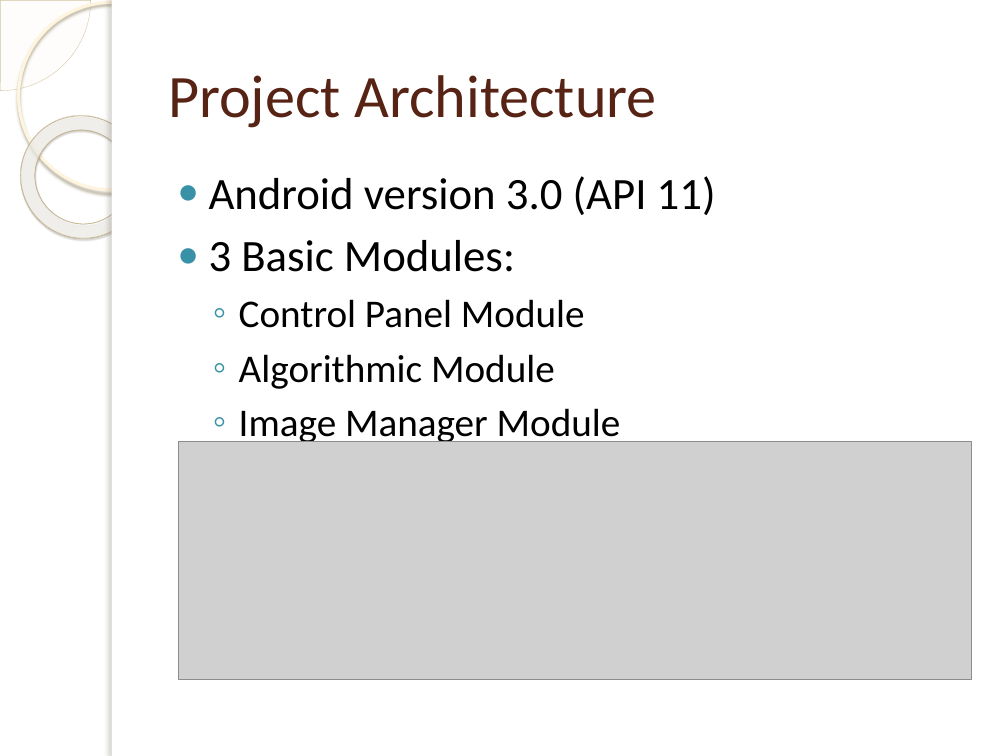
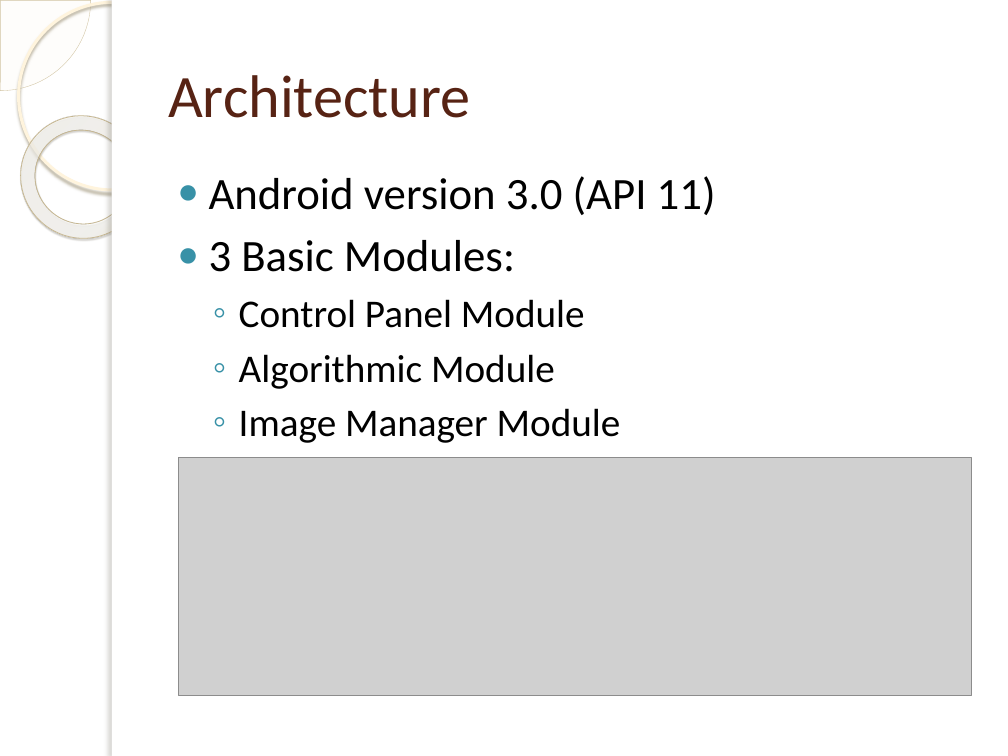
Before and after one commit to OrionGG/ivandroid, a slide deck: slide 4 of Presentacion/doc/EMOTICONIZER.pptx (slide 3 before the commit). Drawn at 1008x756 pixels with LibreOffice and Linux fonts; fonts in the diff are those of the drawing; grey boxes stand for pictures; background and template pictures are left out. Boxes give left, top, right and bottom in pixels: in the first picture for what was removed or moved away, otherwise in the second. Text is boxed around its words. In the diff, an @@ line names an element or a change of style, - is before the commit and + after.

```diff
--- a/Presentacion/doc/EMOTICONIZER.pptx
+++ b/Presentacion/doc/EMOTICONIZER.pptx
@@ title at box(168, 75, 470, 118): text changed @@
-Project Architecture
+Architecture
@@ picture: place and size @@
-picture at box(178, 442, 971, 679)
+picture at box(178, 458, 971, 696)
```
Also in this commit, not shown: 4 other slides changed, 3 slides added, 1 slide removed, 4 other files.
